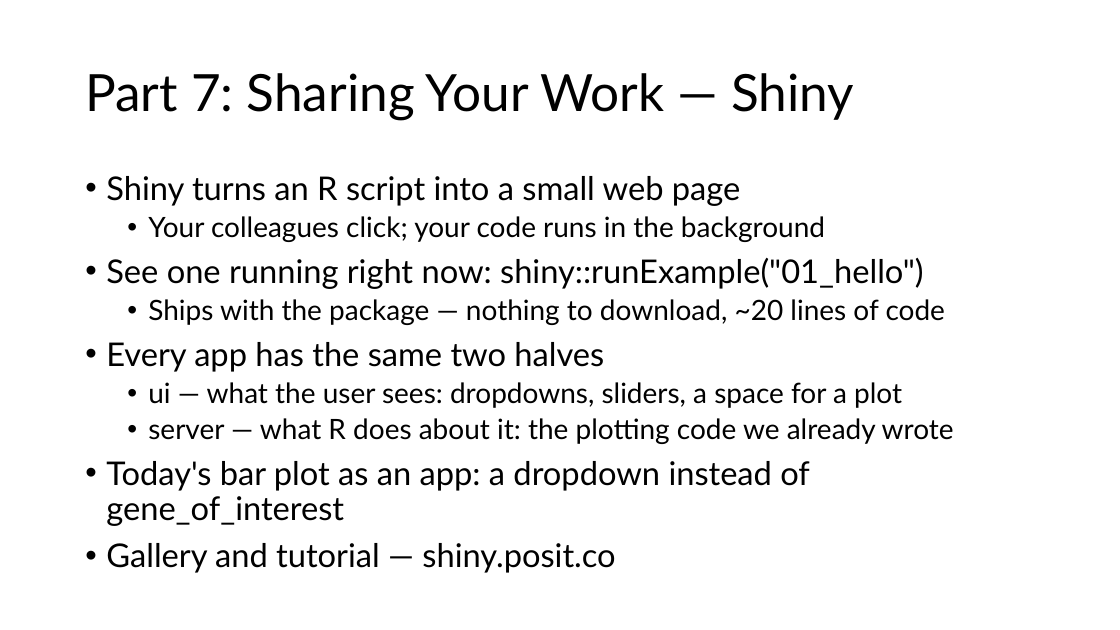
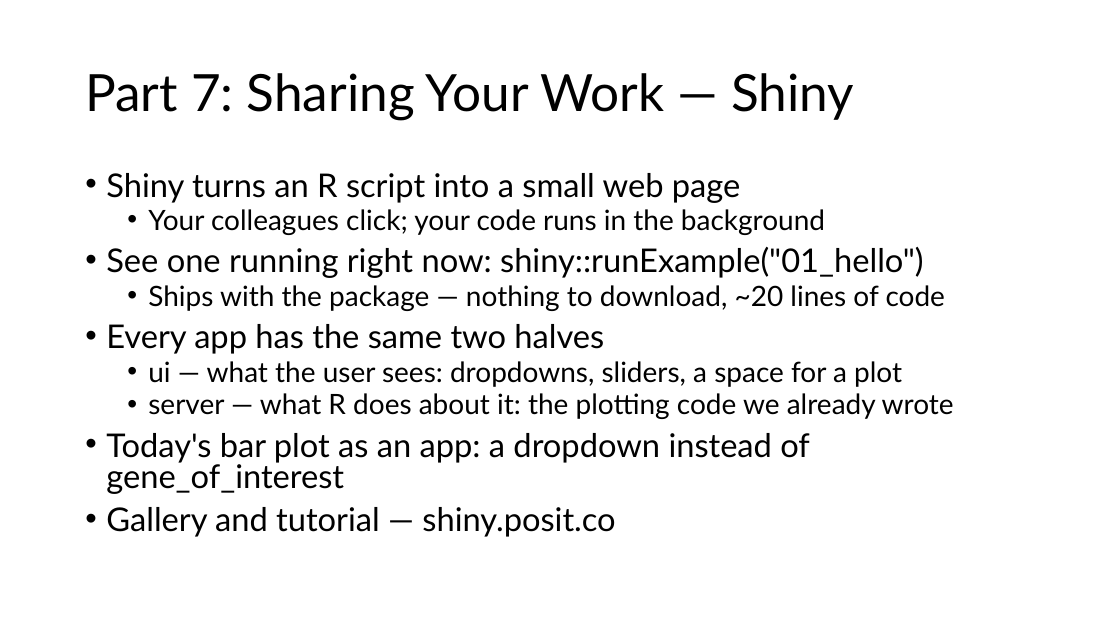
Before and after one commit to douglasadamoski/rcourse, a slide deck: slide 11 of RCourse_20260921.pptx. Drawn at 1120x630 pixels with LibreOffice and Linux fonts; fonts in the diff are those of the drawing. Boxes give left, top, right and bottom in pixels: in the first picture for what was removed or moved away, otherwise in the second. Text is boxed around its words. In the diff, an @@ line names an element or a change of style, - is before the commit and + after.

```diff
--- a/RCourse_20260921.pptx
+++ b/RCourse_20260921.pptx
@@ text "Shiny turns an R script ..." at [106, 173, 954, 537]: line spacing 0.9 to 0.8 @@
```
Also in this commit, not shown: 2 other slides changed, 6 other files.
